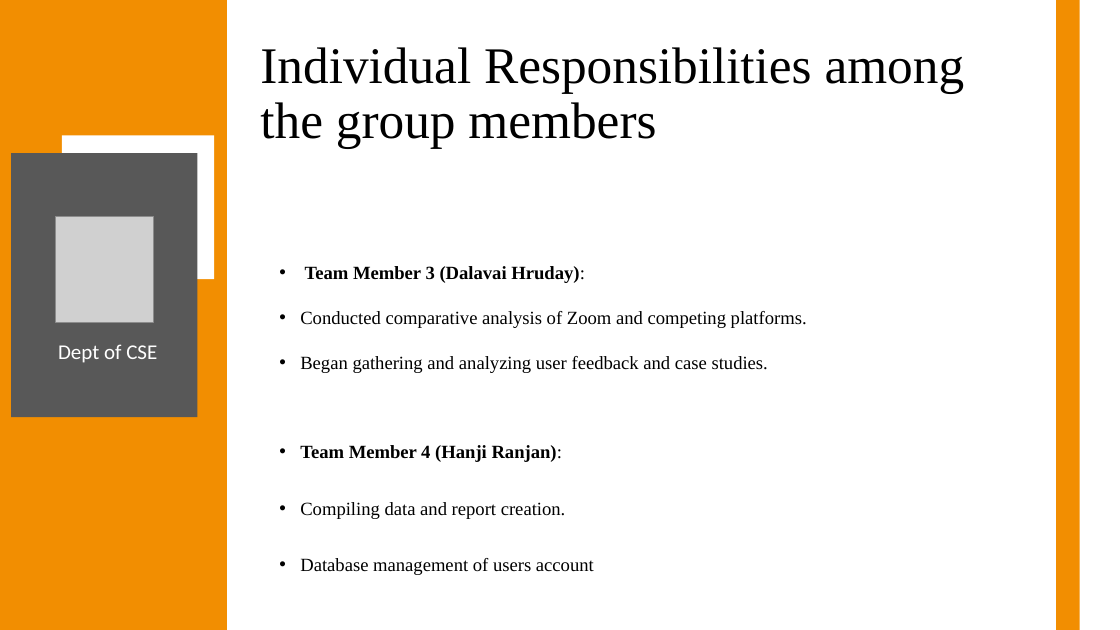
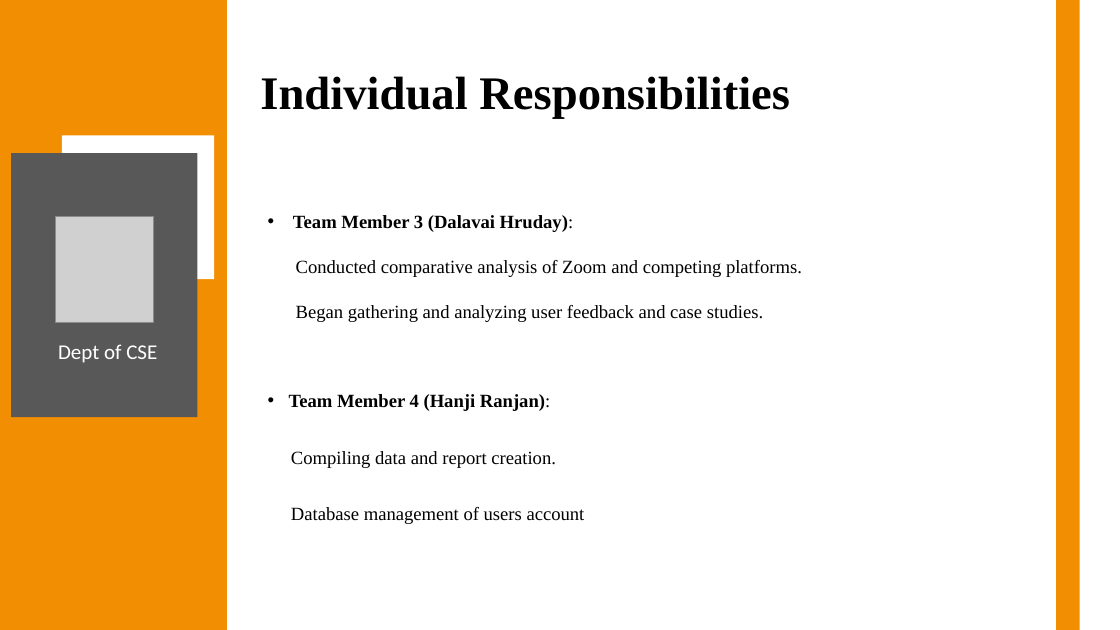
Before and after one commit to Anish202020/7th-Semester, a slide deck: slide 24 of Report & PPT/Project Work/Ppt/Callify Synopsis.pptx (slide 18 before the commit). Drawn at 1120x630 pixels with LibreOffice and Linux fonts; fonts in the diff are those of the drawing; grey boxes stand for pictures. Boxes give left, top, right and bottom in pixels: in the first picture for what was removed or moved away, otherwise in the second. Text is boxed around its words. In the diff, an @@ line names an element or a change of style, - is before the commit and + after.

```diff
--- a/Report & PPT/Project Work/Ppt/Callify Synopsis.pptx
+++ b/Report & PPT/Project Work/Ppt/Callify Synopsis.pptx
@@ title at (260,76,790,119): text changed; size 44 to 40 pt; bold on @@
-Individual Responsibilities among the group members
+Individual Responsibilities
@@ text "Team Member 3 (Dalavai Hruday):": place and size @@
-text "Team Member 3 (Dalavai Hruday):" at (300,266,807,575)
+text "Team Member 3 (Dalavai Hruday):" at (289,215,802,524)
@@ text at (291,260,802,524): bullet • to none @@
```
Also in this commit, not shown: 17 other slides changed, 7 slides added.
